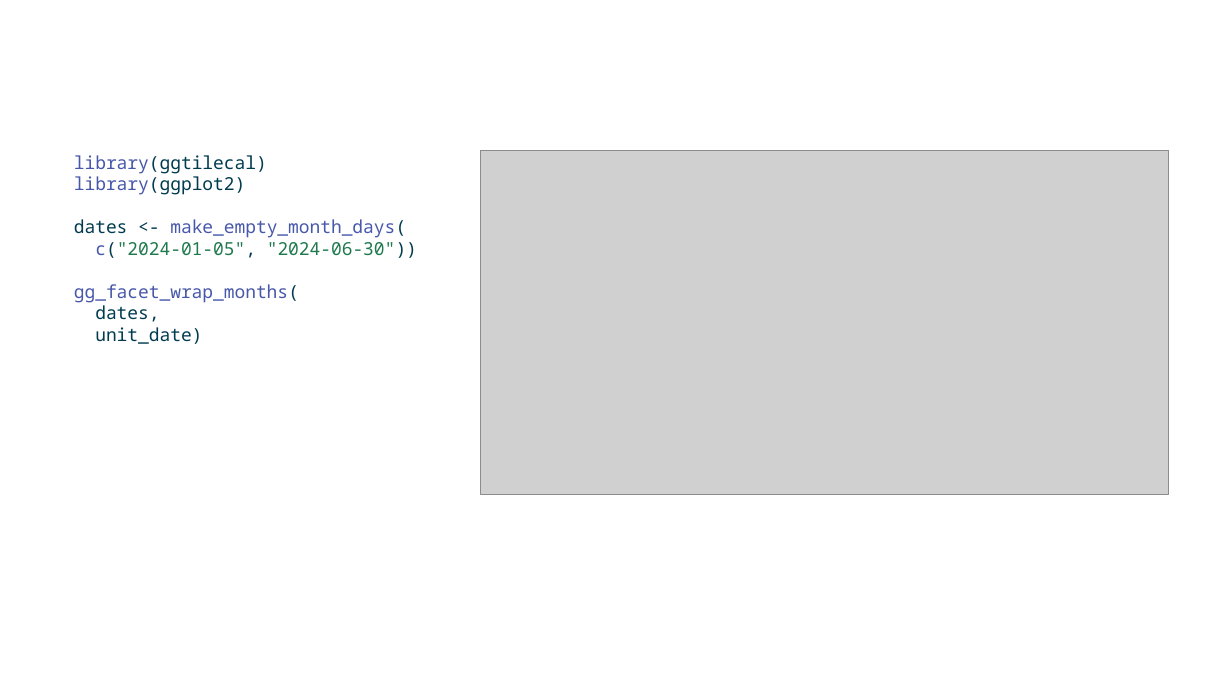
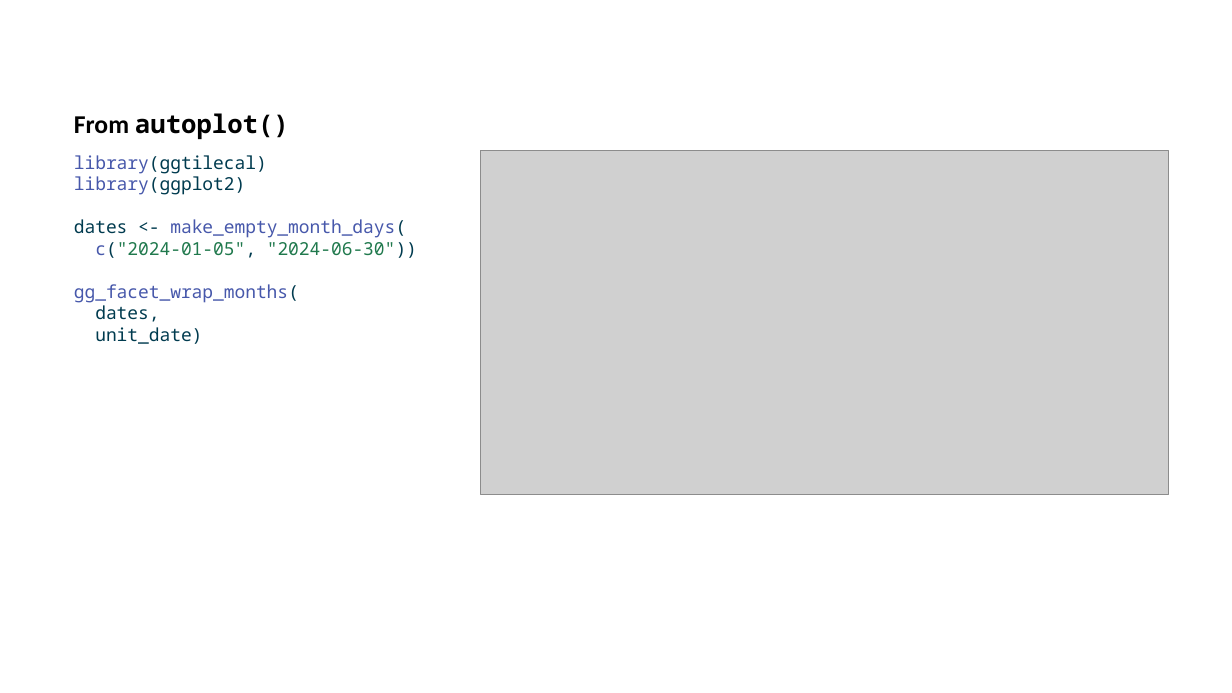
Before and after one commit to cynthiahqy/positconf2026, a slide deck: slide 16 of slides-v2.pptx. Drawn at 1232x693 pixels with LibreOffice and Linux fonts; fonts in the diff are those of the drawing; grey boxes stand for pictures. Boxes give left, top, right and bottom in pixels: in the first picture for what was removed or moved away, otherwise in the second. Text is boxed around its words. In the diff, an @@ line names an element or a change of style, - is before the commit and + after.

```diff
--- a/slides-v2.pptx
+++ b/slides-v2.pptx
@@ title added at (74,113,289,139), 15 pt, text #000000, bold @@
+From autoplot()
```
Also in this commit, not shown: 8 other slides changed, 6 slides added, 3 slides removed, 8 other files.
